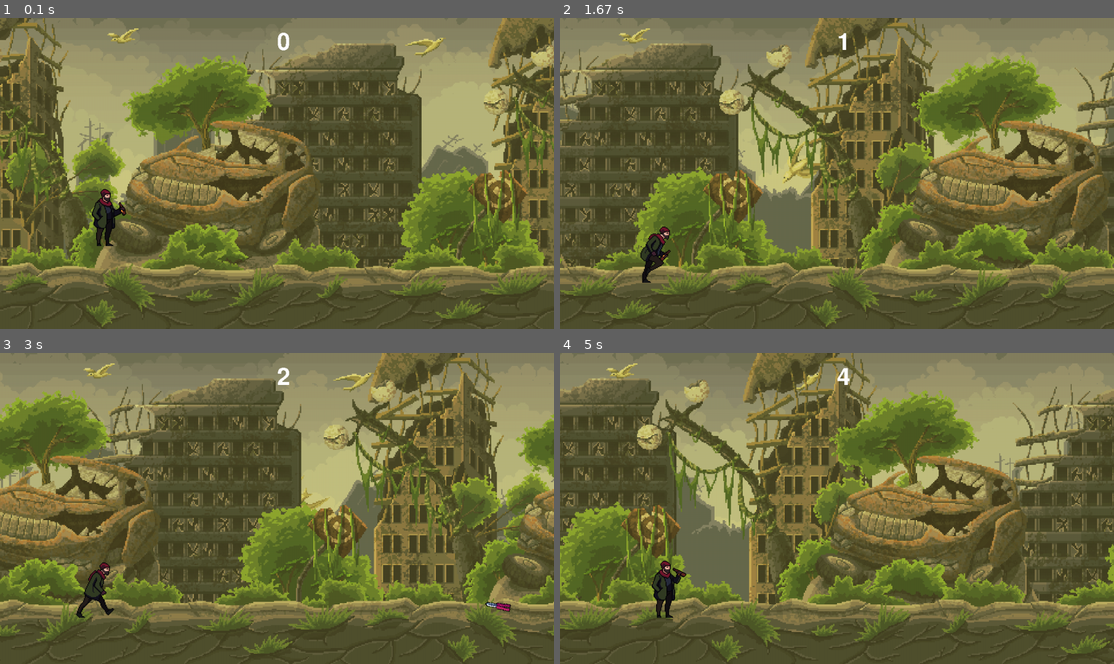
Above: before the commit, frames 1-4 (two rows, left to right).
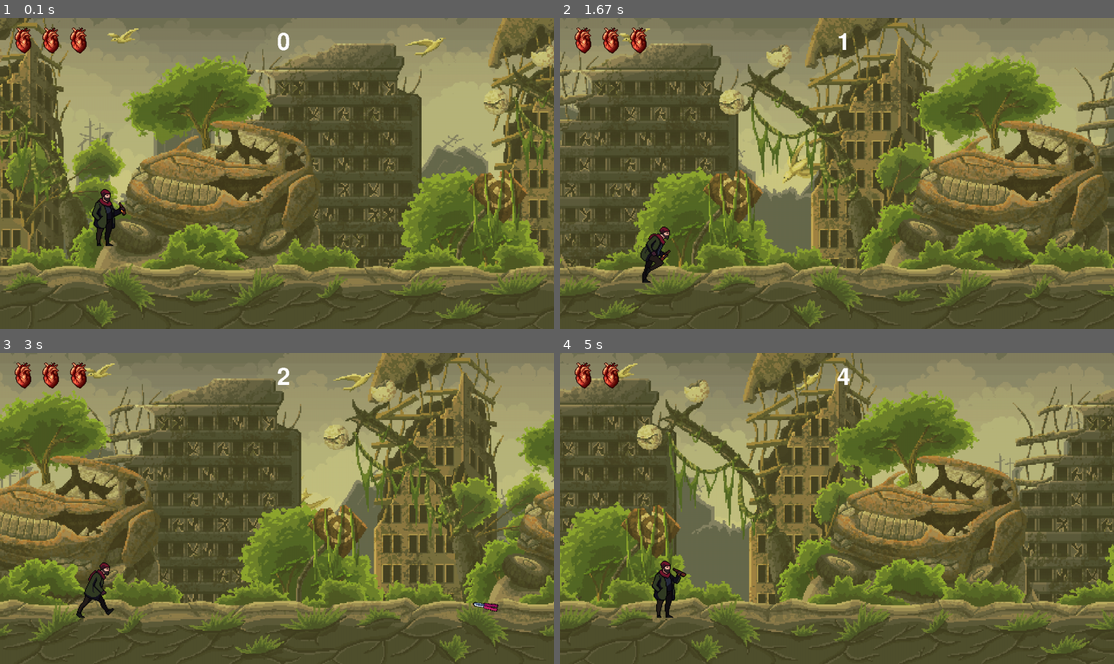
Above: after the commit, the same moments.

Repository: rogerioncosta/python-senai
Game: pygame game, started from PygameTestGame/main.py
The game is run twice, just before and just after one commit, with the same random seed, the same clock (stepped at 60 frames per second) and the same inputs.
Inputs:
- Up to frame 1 (0.1 s): no input
- Up to frame 2 (1.67 s): hold Space 0.33-0.8 s; hold Right 0.33-0.8 s; hold Right 0.83-1.3 s; hold Right from 1.33 s (still down)
- Up to frame 3 (3 s): release Right at 1.8 s; hold Left 1.83-2.37 s; hold Left 2.4-2.8 s; hold Right from 2.83 s (still down)
- Up to frame 4 (5 s): release Right at 3.47 s; hold Left 3.5-3.97 s; hold Right 4-4.47 s; hold Right 4.5-4.97 s

The runs differ from the first frame. In frame 1, 0.6% of the frame differs, in the area x 2-16%, y 2-12%; in frame 2, 3.4%, in the area x 0-100%, y 2-100%; in frame 3, 2.9%; in frame 4, 3.4%.

Commit message:
ícone vida

Diff:
--- a/PygameTestGame/main.py
+++ b/PygameTestGame/main.py
@@ -73,46 +73,31 @@
 
 # Retangulo do personagem na tela para melhor controle e posicionamento do personagem
 personagemRect = listFramesIdle[0].get_rect(midbottom=(250, 480))
+personagemColisaoRect = pygame.Rect(personagemRect.x, personagemRect.y, 80, 120)
 
 gravidade = 1 # Gravidade do jogo, valor que aumenta a cada frame
 direcaoPersonagem = 1 # Direção que o personagem está olhando (1 = Direita, -1 = Esquerda)
 estaAndando = False # Define se o personagem está andando ou não
 
-listaImagensObstaculos = [
-    # pygame.image.load("assets/Weapons/Armas/1 Icons/Icon28_01.png").convert_alpha(),
-    # pygame.image.load("assets/Weapons/Armas/1 Icons/Icon28_02.png").convert_alpha(),
-    # pygame.image.load("assets/Weapons/Armas/1 Icons/Icon28_03.png").convert_alpha(),
-    # pygame.image.load("assets/Weapons/Armas/1 Icons/Icon28_04.png").convert_alpha(),
-    # pygame.image.load("assets/Weapons/Armas/1 Icons/Icon28_05.png").convert_alpha(),
-    # pygame.image.load("assets/Weapons/Armas/1 Icons/Icon28_06.png").convert_alpha(),
-    # pygame.image.load("assets/Weapons/Armas/1 Icons/Icon28_07.png").convert_alpha(),
-    # pygame.image.load("assets/Weapons/Armas/1 Icons/Icon28_08.png").convert_alpha(),
-    # pygame.image.load("assets/Weapons/Armas/1 Icons/Icon28_09.png").convert_alpha(),
-    # pygame.image.load("assets/Weapons/Armas/1 Icons/Icon28_10.png").convert_alpha()
-]
-
-# for i in range(1, 40):
-#     if i < 10:
-#         listaImagensObstaculos.append(pygame.image.load(f"assets/Weapons/Armas/1 Icons/Icon28_0{i}.png").convert_alpha())
-#     else:
-#         listaImagensObstaculos.append(pygame.image.load(f"assets/Weapons/Armas/1 Icons/Icon28_{i}.png").convert_alpha())
-
 # ASSETS PARA OS OBSTÁCULOS
 listaImagensObstaculos = [
     pygame.image.load(f"assets/Weapons/Armas/1 Icons/Icon28_{i:02d}.png").convert_alpha() for i in range(1, 40)
-] # lista de obstáculos que aparecerão na tela
+] # Lista de obstáculos que aparecerão na tela
 
 # Loop que redimensiona as imagens dos obstáculos
 for i in range(len(listaImagensObstaculos)):
     # Redimensiona a imagem para 50x50 pixels
     listaImagensObstaculos[i] = pygame.transform.scale(listaImagensObstaculos[i], (50, 50))
-    # Inverte a imagem no eixo x
+    # Inverte a imagem no eixo X
     listaImagensObstaculos[i] = pygame.transform.flip(listaImagensObstaculos[i], True, False)
     # Rotaciona a imagem em 35 graus
     listaImagensObstaculos[i] = pygame.transform.rotate(listaImagensObstaculos[i], 35)
 
+# ICONES
+iconeVida = pygame.image.load("assets/Icons/Icon12.png").convert_alpha()
+iconeVida = pygame.transform.scale2x(iconeVida)
+
 # ASSETS PARA O PLANO DE FUNDO
-
 # Importa as imagens do plano de fundo
 listBgImages = [
     pygame.image.load("assets/Apocalipse/Apocalypce2/Pale/sky.png").convert_alpha(),
@@ -127,7 +112,7 @@
     pygame.image.load("assets/Apocalipse/Apocalypce2/Pale/road.png").convert_alpha(),
 ]
 
-listaBgVelocidades = [1, 3, 7, 9, 10, 15, 20, 22, 24] # Velocidades de cada imagem do plano de fundo
+listaBgVelocidades = [1, 3, 7, 9, 10, 15, 20, 22, 25] # Velocidades de cada imagem do plano de fundo
 
 listaBgPosicoes = [0 for _ in range(len(listBgImages))] # Posições de cada imagem do plano de fundo
 
@@ -137,7 +122,8 @@
 
 ALTURA_CHAO = 485
 velocidadePersonagem = 30
-
+vidas = 3
+GameOver = False
 tempoJogo = 0
 
 listaObstaculos = [] # Lista de obstáculos que aparecerão na tela
@@ -146,8 +132,8 @@
 pygame.time.set_timer(AUMENTA_DIFICULDADE, 10000) # Aumenta a dificuldade a cada 10 segundos
 
 tempoMaximoEntreObstaculos = 3000
-ADICIONA_OBSTACULO = pygame.USEREVENT + 2
-pygame.time.set_timer(ADICIONA_OBSTACULO, randint(800, tempoMaximoEntreObstaculos))
+ADICIONA_OBSTACULO = pygame.USEREVENT + 2 # Evento para adicionar um obstáculo na tela
+pygame.time.set_timer(ADICIONA_OBSTACULO, randint(500, tempoMaximoEntreObstaculos)) # Adiciona um obstáculo a cada 1 segundo
 
 # LOOP PRINCIPAL
 while True:
@@ -159,27 +145,32 @@
             pygame.quit() # Fecha o jogo
             exit() # Fecha o programa
 
-        if event.type == AUMENTA_DIFICULDADE:
-            velocidadePersonagem += 4
-
-            if tempoMaximoEntreObstaculos > 1100:
-                tempoMaximoEntreObstaculos -= 300
-
-            pygame.time.set_timer(ADICIONA_OBSTACULO, randint(800, tempoMaximoEntreObstaculos))
-
-        if event.type == ADICIONA_OBSTACULO:
-            obstaculoImage = listaImagensObstaculos[randint(0, len(listaImagensObstaculos) - 1)]
-            posicaoX = randint(1280, 1500)
-            obstaculoRect = obstaculoImage.get_rect(midbottom=(posicaoX, 620))
-
-            obstaculo = {
-                "rect": obstaculoRect,
-                "image": obstaculoImage
-            }
-
-            listaObstaculos.append(obstaculo)
+        if not GameOver:
+            if event.type == AUMENTA_DIFICULDADE:
+                velocidadePersonagem += 4
+
+                if tempoMaximoEntreObstaculos > 1100:
+                    tempoMaximoEntreObstaculos -= 300
+
+                pygame.time.set_timer(ADICIONA_OBSTACULO, randint(800, tempoMaximoEntreObstaculos))
+
+            if event.type == ADICIONA_OBSTACULO:
+                obstaculoImage = listaImagensObstaculos[randint(0, len(listaImagensObstaculos) - 1)]
+                posicaoX = randint(1280, 1500)
+                obstaculoRect = obstaculoImage.get_rect(midbottom=(posicaoX, 620))
+
+                obstaculo = {
+                    "rect": obstaculoRect,
+                    "image": obstaculoImage
+                }
+
+                listaObstaculos.append(obstaculo)
 
     tela.fill((255, 255, 255)) # Preenche a tela com a cor branca
+
+    # Verifica se o jogador perdeu todas as vidas
+    if vidas <= 0:
+        GameOver = True
 
     # Percorre todas as imagens do plano de fundo para movimentar
     for i in range(len(listBgImages)):
@@ -206,26 +197,44 @@
         tela.blit(listBgImages[i], (listaBgPosicoes[i] + -tamanhoTela[0], 0))
 
     # Atualiza o tempo de jogo
-    tempoJogo += dt
+    if not GameOver:
+        tempoJogo += dt
 
     # Cria o texto para o tempo de jogo
     textoTempo = fonteTempo.render(str(int(tempoJogo)), False, (255, 255, 255))
 
     # Desenha o tempo de jogo na tela
     tela.blit(textoTempo, (tamanhoTela[0] / 2, 30))
+
+    # Cria o texto para as vidas do jogador
+    for i in range(vidas):
+        tela.blit(iconeVida, (20 + i * iconeVida.get_width(), 20))
+
+    # DESENHA O MENU DE REINICIAR O JOGO
+    if GameOver:
+        # Cria o texto para o menu de reiniciar o jogo
+        textoGameOver = fonteTempo.render("JAH ERA!", False, (255, 255, 255))
+        textoReiniciar = fonteTempo.render("APERTE ENTER PARA REINICIAR", False, (255, 255, 255))
+
+        # Desenha o menu de reiniciar o jogo na tela
+        tela.blit(textoGameOver, (484, 260))
+        tela.blit(textoReiniciar, (84, 360))
+
 
     # DESENHA OS OBSTÁCULOS NA TELA
     for obstaculo in listaObstaculos:
         obstaculo["rect"].x -= 30 * velocidadePersonagem * dt
 
-        # verifica se o obstáculo saiu da tela
+        # Verifica se o obstáculo saiu da tela
         if obstaculo["rect"].right < 0:
             listaObstaculos.remove(obstaculo)
 
         tela.blit(obstaculo["image"], obstaculo["rect"])
 
-        # Desenha o retângulo do obstáculo
-        # pygame.draw.rect(tela, (255, 0, 255), obstaculo["rect"], 2)
+        # Verifica se houve colisão entre o personagem e o obstáculo
+        if personagemColisaoRect.colliderect(obstaculo["rect"]):
+            listaObstaculos.remove(obstaculo)
+            vidas -= 1
 
     # Soma o tempo que se passou desde o último frame
     tempoAnimacaoIdle += dt
@@ -269,18 +278,27 @@
     # Pega as teclas que foram pressionadas
     listTeclas = pygame.key.get_pressed()
 
-    if listTeclas[pygame.K_LEFT]: # Verifica se a tecla esquerda foi pressionada
-        direcaoPersonagem = -1 # Define a direção do personagem para a esquerda
-        estaAndando = True # Define que o personagem está andando
-
-    if listTeclas[pygame.K_RIGHT]:
-        direcaoPersonagem = 1
-        estaAndando = True
-
-    if listTeclas[pygame.K_SPACE]: # Verifica se a tecla espaço foi pressionada
-        if personagemRect.centery == ALTURA_CHAO: # Verifica se o personagem está no chão
-            gravidade = -30 # Define como negativo para o personagem subir
-            indexFrameJump = 0 # Reseta o frame do pulo
+    if not GameOver:
+        if listTeclas[pygame.K_LEFT]: # Verifica se a tecla esquerda foi pressionada
+            direcaoPersonagem = -1 # Define a direção do personagem para a esquerda
+            estaAndando = True # Define que o personagem está andando
+
+        if listTeclas[pygame.K_RIGHT]:
+            direcaoPersonagem = 1
+            estaAndando = True
+
+        if listTeclas[pygame.K_SPACE]: # Verifica se a tecla espaço foi pressionada
+            if personagemRect.centery == ALTURA_CHAO: # Verifica se o personagem está no chão
+                gravidade = -30 # Define como negativo para o personagem subir
+                indexFrameJump = 0 # Reseta o frame do pulo
+    else:
+        if listTeclas[pygame.K_RETURN]:
+            vidas = 3
+            GameOver = False
+            tempoJogo = 0
+            velocidadePersonagem = 30
+            tempoMaximoEntreObstaculos = 3000
+            listaObstaculos = []
 
     # Gravidade Aumenta
     gravidade += 2
@@ -291,6 +309,8 @@
     # Verifica se o personagem está no chão
     if personagemRect.centery >= ALTURA_CHAO:
         personagemRect.centery = ALTURA_CHAO
+
+    personagemColisaoRect.midbottom = personagemRect.midbottom
 
     # Desenha o personagem
     if gravidade < 0: # Verifica se o personagem está subindo
Binary file added: PygameTestGame/assets/Icons/Icon12.png
